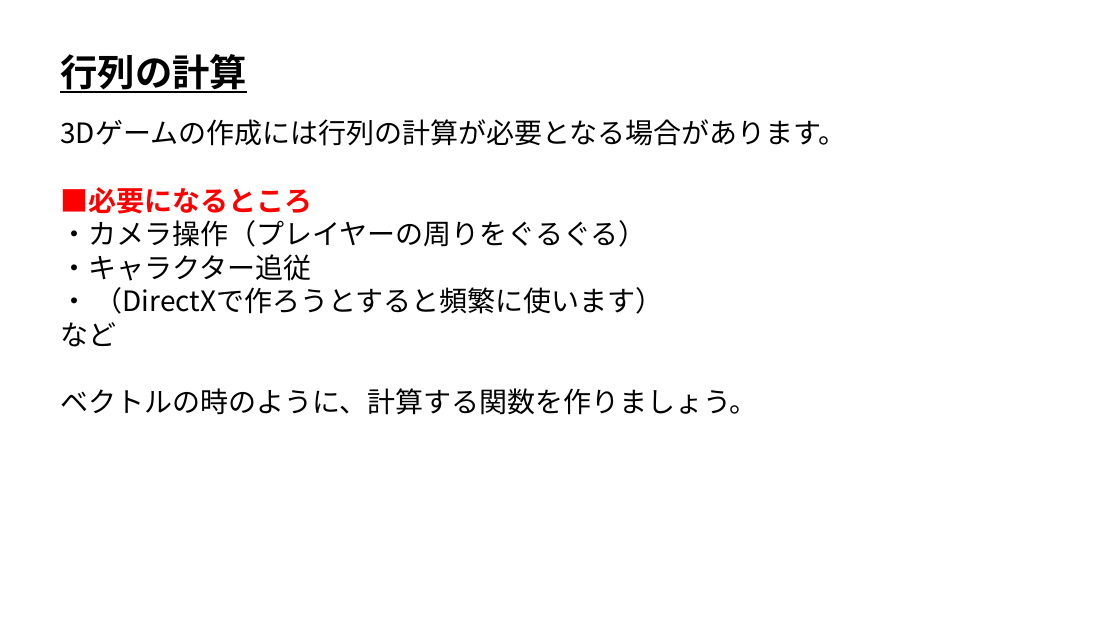
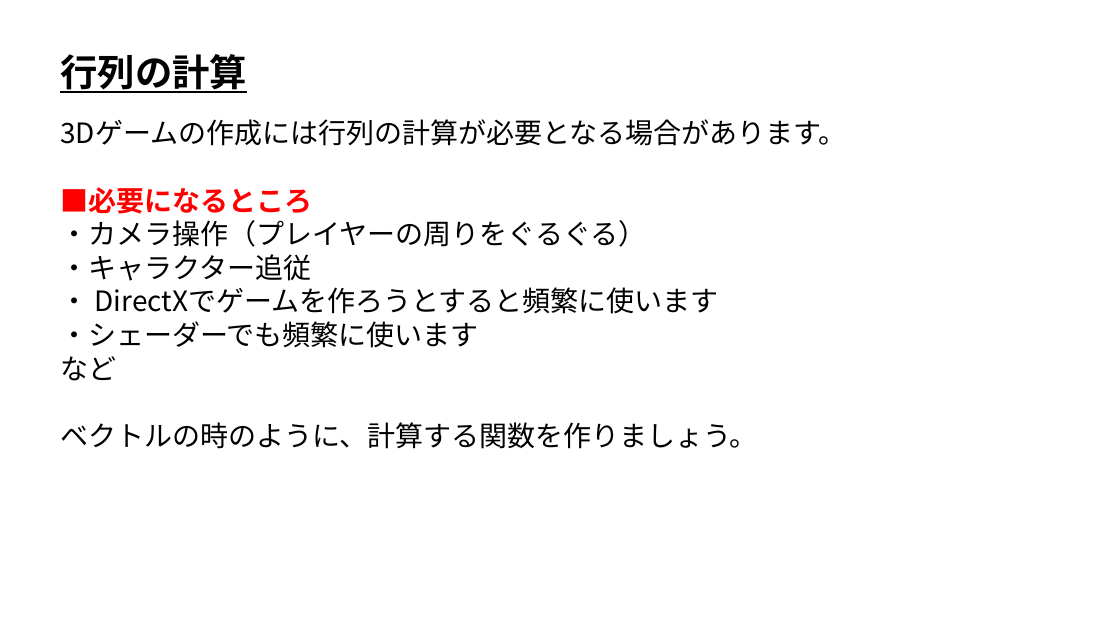
Before and after one commit to ArakiYusuke-Ohara/Textbook, a slide deck: slide 1 of ゲーム科2年/00_前期/ゲーム開発Ⅰ/09_行列計算.pptx. Drawn at 1120x630 pixels with LibreOffice and Linux fonts; fonts in the diff are those of the drawing. Boxes give left, top, right and bottom in pixels: in the first picture for what was removed or moved away, otherwise in the second. Text is boxed around its words. In the diff, an @@ line names an element or a change of style, - is before the commit and + after.

Commit message:
ゲーム開発Ⅰのスライドを修正

```diff
--- a/ゲーム科2年/00_前期/ゲーム開発Ⅰ/09_行列計算.pptx
+++ b/ゲーム科2年/00_前期/ゲーム開発Ⅰ/09_行列計算.pptx
@@ text at <box>60,287,719,348</box>: text changed @@
-・ （DirectXで作ろうとすると頻繁に使います）
+・ DirectXでゲームを作ろうとすると頻繁に使います
+・シェーダーでも頻繁に使います
```
Also in this commit, not shown: 12 other files.
